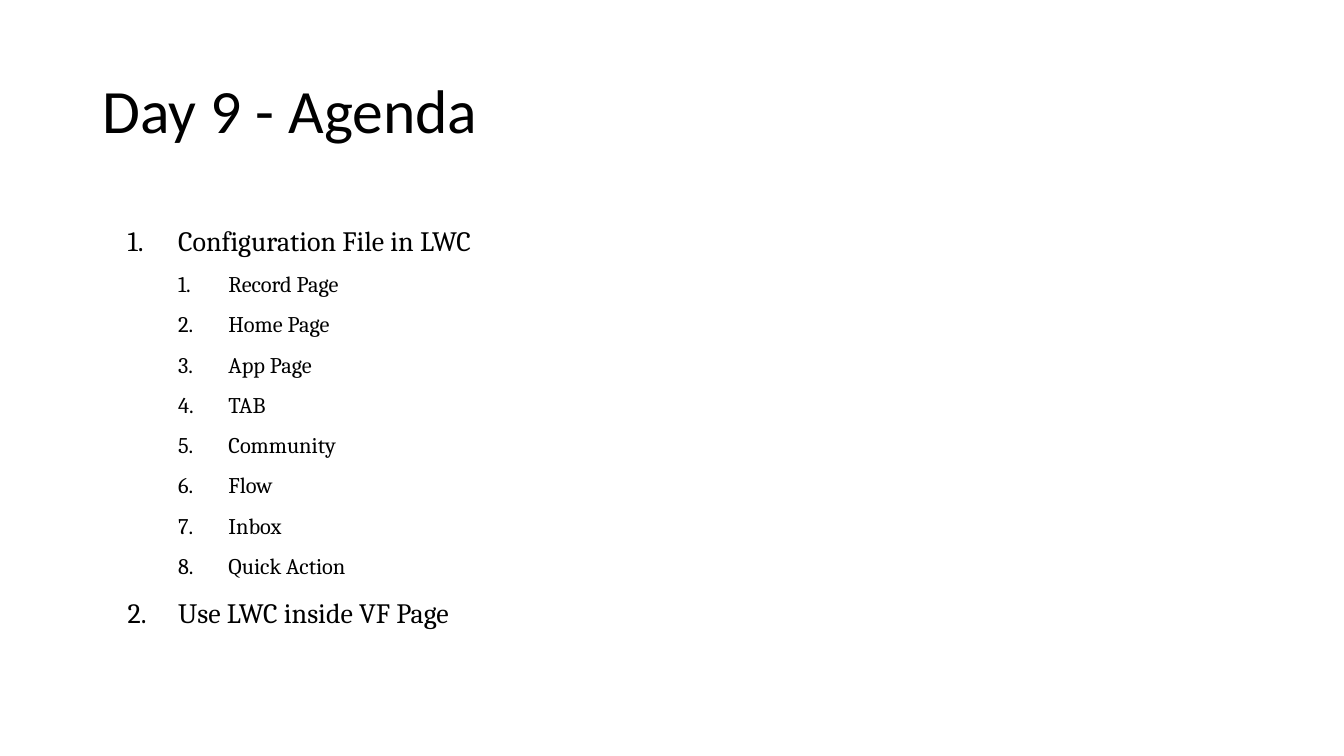
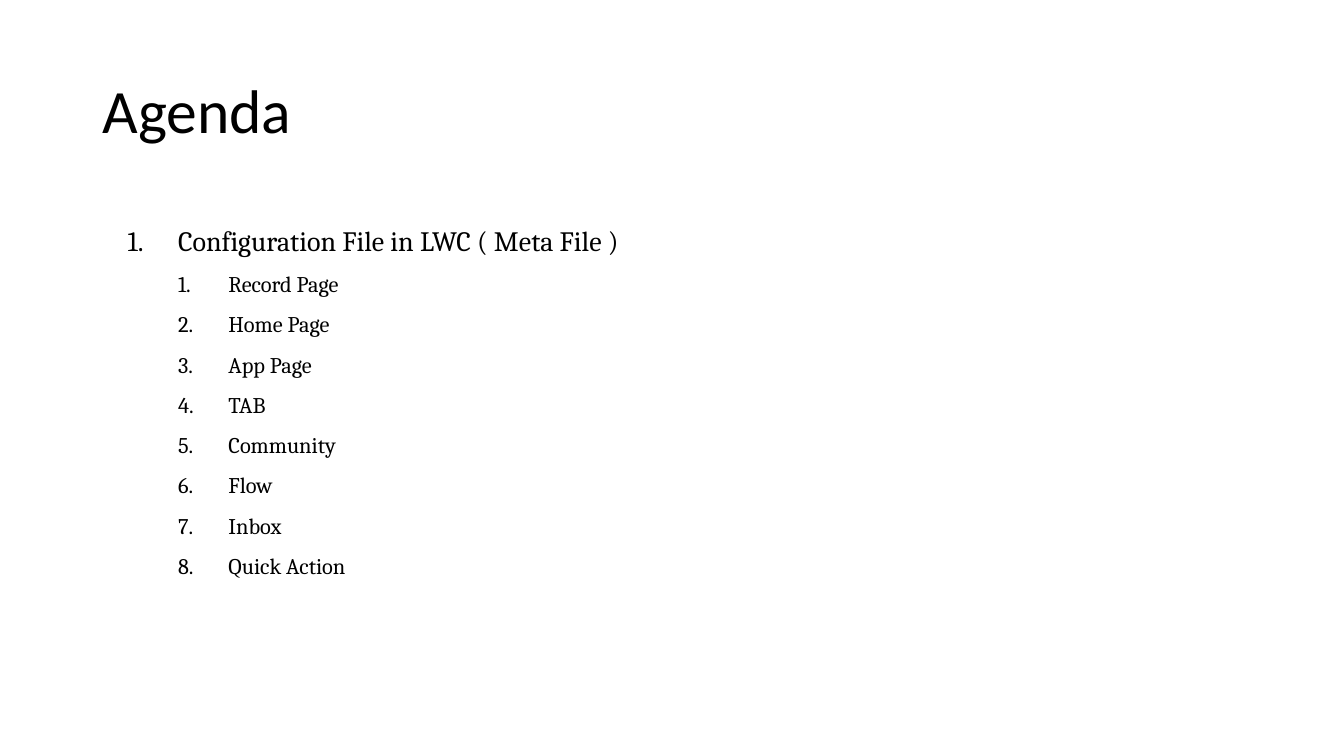
Before and after one commit to amitastreait/lwc-learning, a slide deck: slide 42 of docs/PPT/Lightning Web component.pptx (slide 66 before the commit). Drawn at 1344x756 pixels with LibreOffice and Linux fonts; fonts in the diff are those of the drawing. Boxes give left, top, right and bottom in pixels: in the first picture for what was removed or moved away, otherwise in the second. Text is boxed around its words. In the diff, an @@ line names an element or a change of style, - is before the commit and + after.

```diff
--- a/docs/PPT/Lightning Web component.pptx
+++ b/docs/PPT/Lightning Web component.pptx
@@ title at (102,90,291,144): text changed @@
-Day 9 - Agenda
+Agenda
@@ text at (178,231,602,257): text changed @@
-1. Configuration File in LWC
+1. Configuration File in LWC ( Meta File )
@@ text at (178,603,449,629): paragraph removed @@
-2. Use LWC inside VF Page
```
Also in this commit, not shown: 17 other slides changed, 47 slides added, 15 other files.
